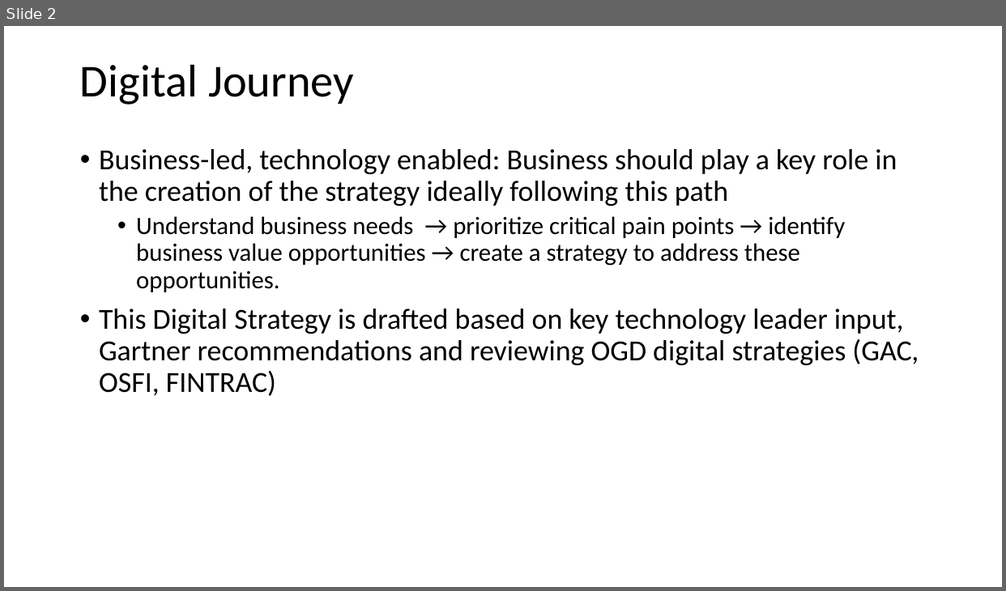
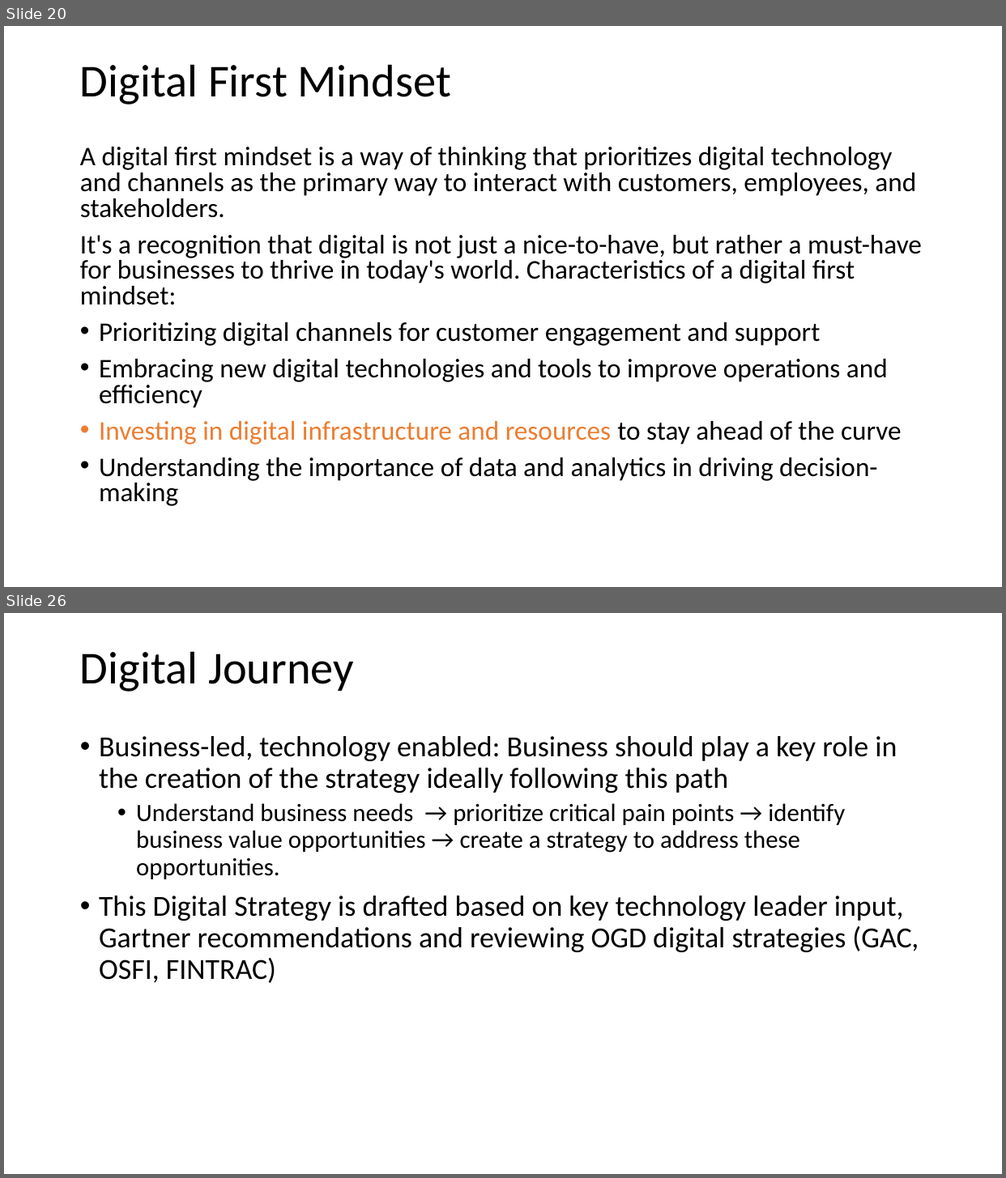
Before and after one commit to Gajol/IT-Notes, a slide deck: Enterprise Architecture/Digital Architecture/Digital Strategy.pptx. Shown one above the other, each under a label of ours: slide 2 before the commit, slides 20 and 26 after it; the slides between them are not shown. The pictures are 1006x591 and 1006x1178 pixels, drawn with LibreOffice and Linux fonts; fonts in the diff are those of the drawing. Boxes give left, top, right and bottom in pixels: in the first picture for what was removed or moved away, otherwise in the second. Text is boxed around its words. In the diff, an @@ line names an element or a change of style, - is before the commit and + after.

```diff
--- a/Enterprise Architecture/Digital Architecture/Digital Strategy.pptx
+++ b/Enterprise Architecture/Digital Architecture/Digital Strategy.pptx
@@ slide 20 added at (x1=4, y1=26, x2=1002, y2=587), background #FFFFFF @@
@@ title added at (x1=80, y1=64, x2=451, y2=105), 44 pt, text #000000 @@
+Digital First Mindset
@@ text added at (x1=80, y1=147, x2=922, y2=506), 25.9 pt, text #000000 @@
+A digital first mindset is a way of thinking that prioritizes digital technology and channels as the primary way to interact with customers, employees, and stakeholders.
+It's a recognition that digital is not just a nice-to-have, but rather a must-have for businesses to thrive in today's world. Characteristics of a digital first mindset:
+• Prioritizing digital channels for customer engagement and support
+• Embracing new digital technologies and tools to improve operations and efficiency
+• Investing in digital infrastructure and resources to stay ahead of the curve
+• Understanding the importance of data and analytics in driving decision-making
@@ what was slide 2 is now slide 26 @@
```
Also in this commit, not shown: 23 other slides added, 42 other files.
